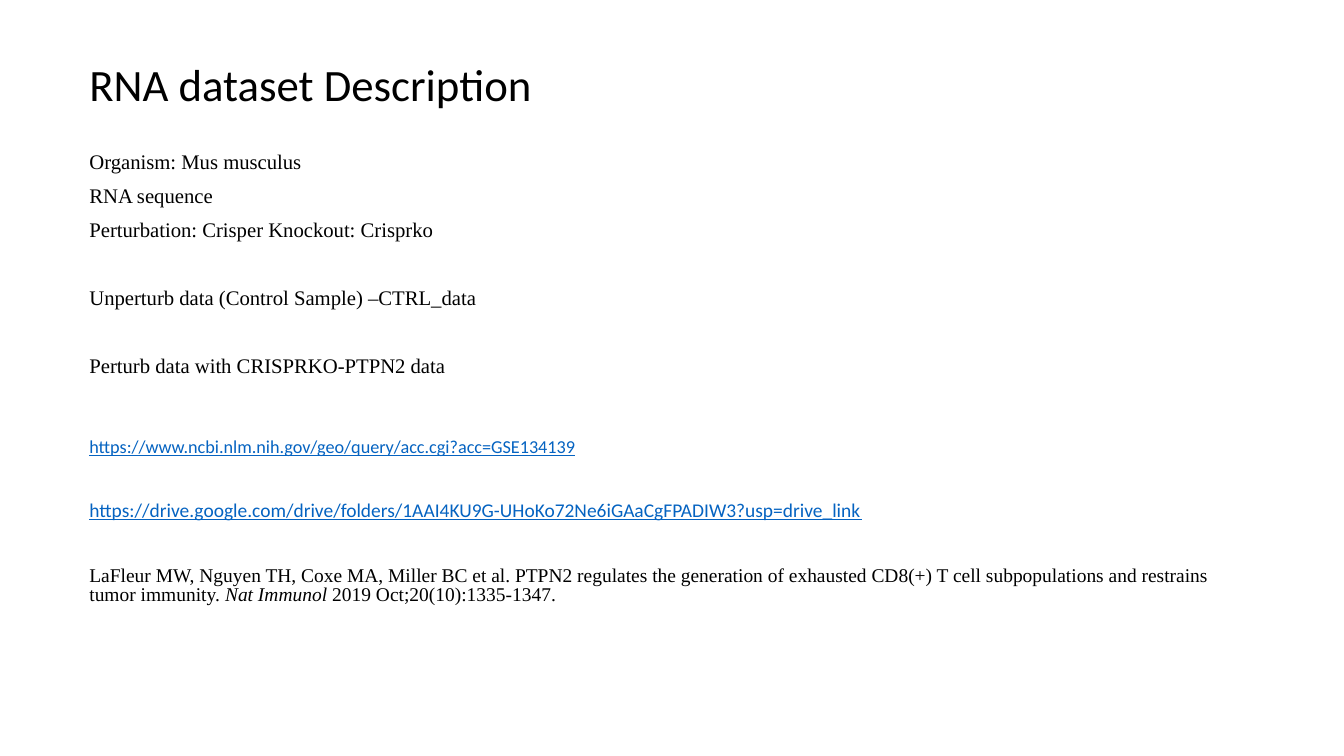
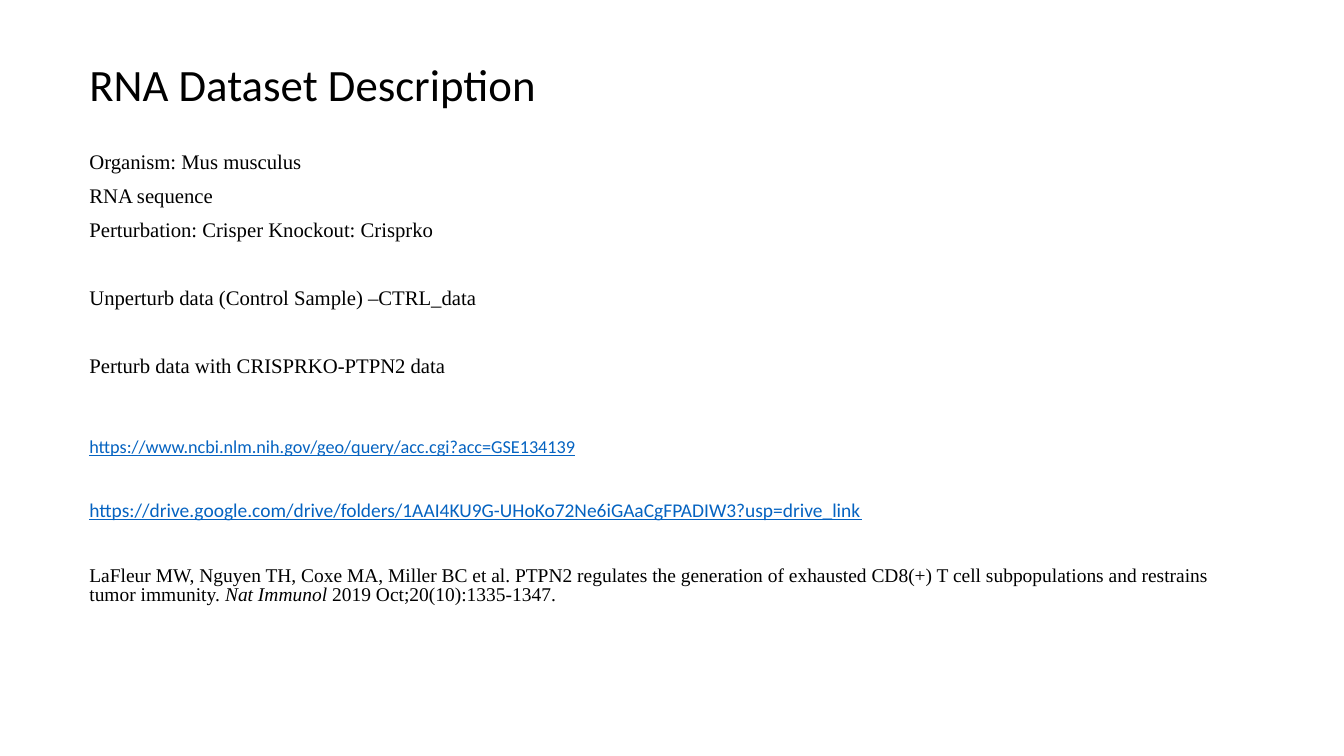
Before and after one commit to boabangf/GNN_RL_gene_trajectory_perturbation, a slide deck: slide 8 of ppt slides for omic codeathon (1).pptx. Drawn at 1344x756 pixels with LibreOffice and Linux fonts; fonts in the diff are those of the drawing. Boxes give left, top, right and bottom in pixels: in the first picture for what was removed or moved away, otherwise in the second. Text is boxed around its words. In the diff, an @@ line names an element or a change of style, - is before the commit and + after.

```diff
--- a/ppt slides for omic codeathon (1).pptx
+++ b/ppt slides for omic codeathon (1).pptx
@@ title at [89,70,536,109]: text changed @@
-RNA dataset Description
+RNA Dataset Description
```
Also in this commit, not shown: 10 other slides changed.
